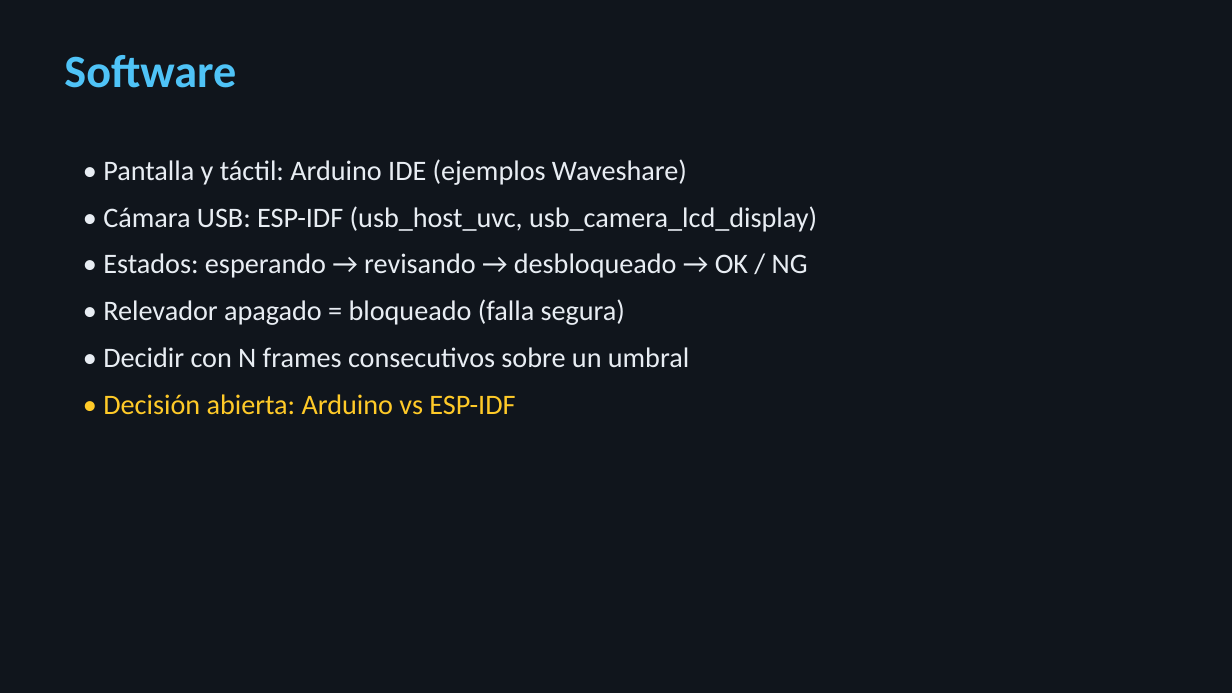
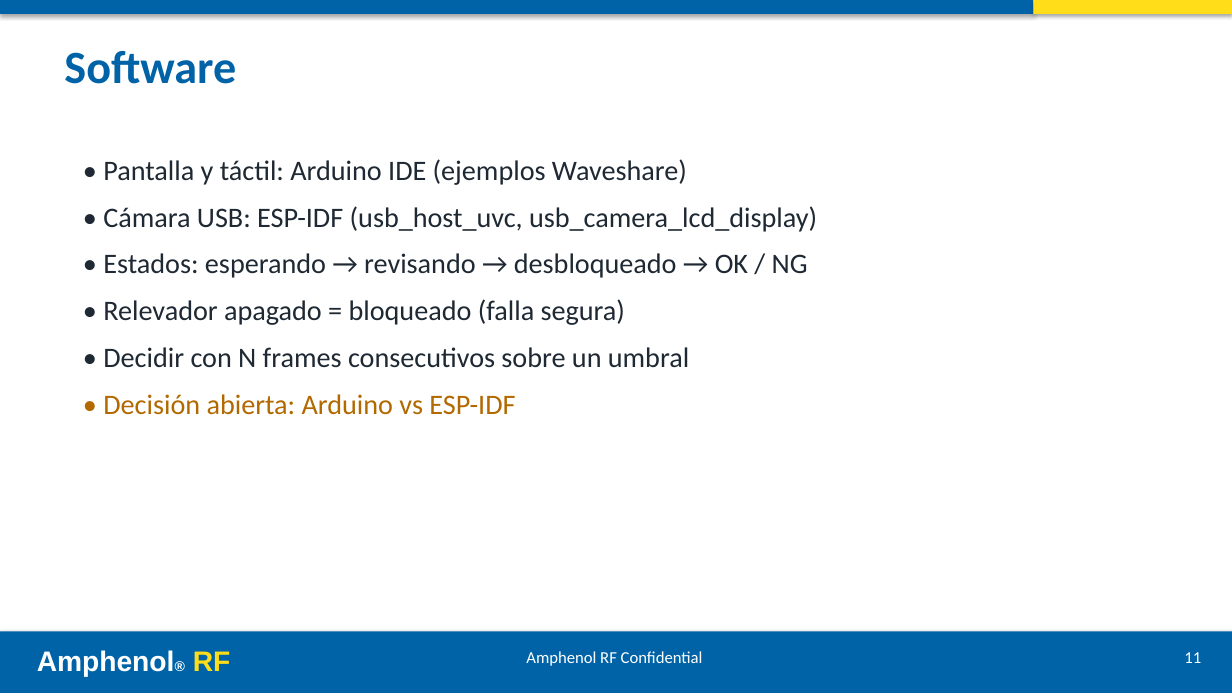
Before and after one commit to ricardosalmeron71-png/inspeccion-vision-solder-cap, a slide deck: slide 11 of docs/presentacion.pptx. Drawn at 1232x693 pixels with LibreOffice and Linux fonts; fonts in the diff are those of the drawing. Boxes give left, top, right and bottom in pixels: in the first picture for what was removed or moved away, otherwise in the second. Text is boxed around its words. In the diff, an @@ line names an element or a change of style, - is before the commit and + after.

```diff
--- a/docs/presentacion.pptx
+++ b/docs/presentacion.pptx
@@ background #10151C to #FFFFFF @@
@@ rectangle added at (0,0,1033,14), fill #0063A7 @@
@@ rectangle added at (1033,0,1232,14), fill #FFDD18 @@
@@ text "Software" at (64,51,236,84): text colour #4FC3F7 to #0063A7 @@
@@ text "• Pantalla y táctil: Arduino ..." at (103,159,817,415): text colour #E8EDF3 to #1F2933 in "• Pantalla y táctil: Arduino IDE (ejemplos ...", "• Cámara USB: ESP-IDF (usb_host_uvc, usb_camera_lcd_display)", "• Estados: esperando → revisando → desbloqueado ...", "• Relevador apagado = bloqueado (falla segura)" and 1 more places; text colour #FFCA28 to #B26A00 in "• Decisión abierta: Arduino vs ESP-IDF" @@
@@ rectangle added at (0,631,1232,693), fill #0063A7 @@
@@ text added at (37,650,231,677), 22 pt, text #FFFFFF, bold @@
+Amphenol® RF
@@ text added at (526,651,703,666), 13 pt, text #FFFFFF @@
+Amphenol RF Confidential
@@ text added at (1184,652,1201,663), 13 pt, text #FFFFFF @@
+11
```
Also in this commit, not shown: 12 other slides changed, 1 other file.
